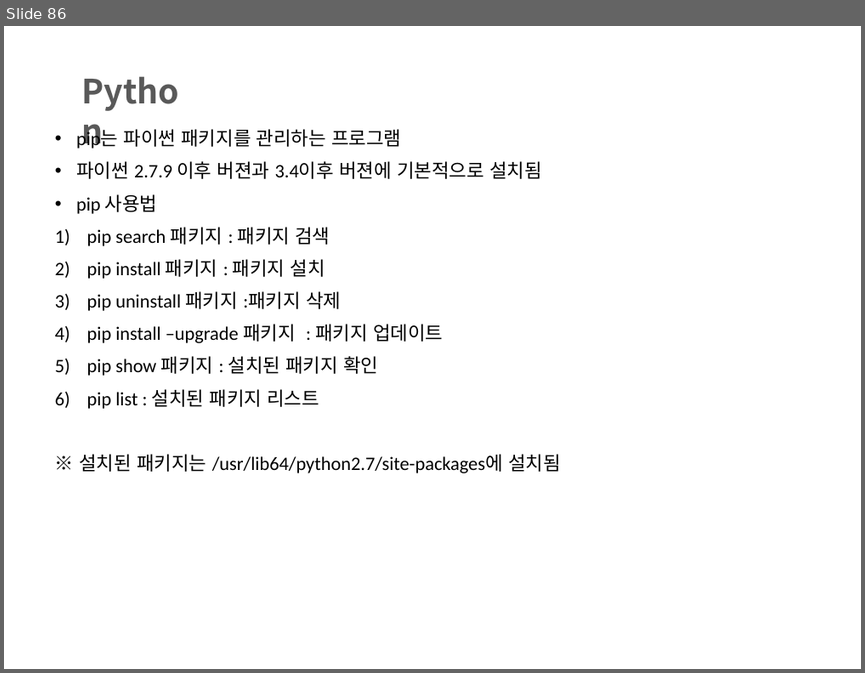
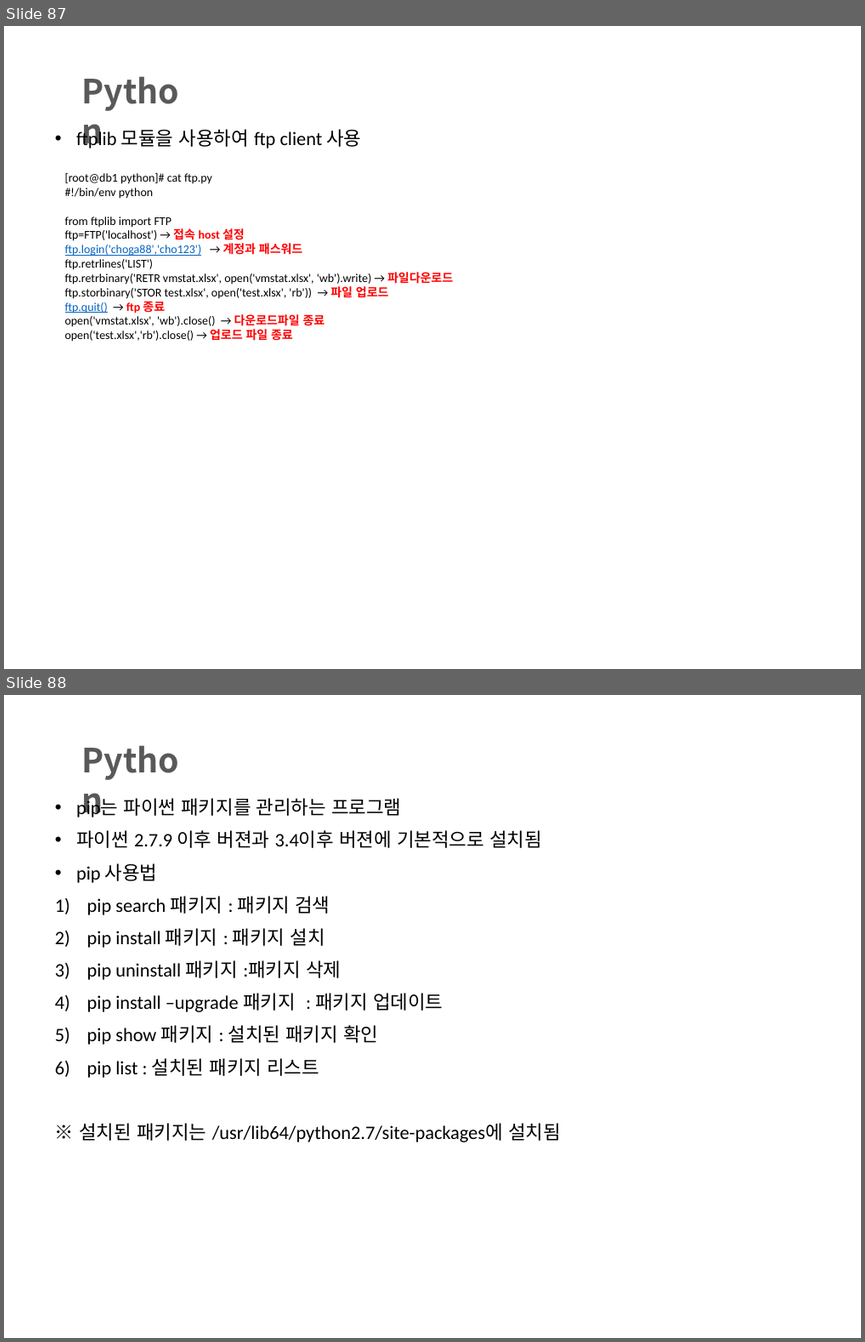
Before and after one commit to choga88/dpm, a slide deck: 파이썬/Python_수업자료.pptx. Shown one above the other, each under a label of ours: slide 86 before the commit, slides 87 and 88 after it. The pictures are 865x673 and 865x1342 pixels, drawn with LibreOffice and Linux fonts; fonts in the diff are those of the drawing; background and template pictures are left out. Boxes give left, top, right and bottom in pixels: in the first picture for what was removed or moved away, otherwise in the second. Text is boxed around its words. In the diff, an @@ line names an element or a change of style, - is before the commit and + after.

```diff
--- a/파이썬/Python_수업자료.pptx
+++ b/파이썬/Python_수업자료.pptx
@@ slide 87 added at [4,26,861,669], background #FFFFFF; not listed: 1 template element that a slide beside it also shows @@
@@ text added at [121,129,361,148], 16 pt, text #000000 @@
+• ftplib 모듈을 사용하여 ftp client 사용
@@ text added at [65,173,453,341], 10 pt, text #000000 @@
+[root@db1 python]# cat ftp.py
+#!/bin/env python
+from ftplib import FTP
+ftp=FTP('localhost') → 접속 host 설정
+ftp.login('choga88','cho123') → 계정과 패스워드
+ftp.retrlines('LIST')
+ftp.retrbinary('RETR vmstat.xlsx', open('vmstat.xlsx', 'wb').write) → 파일다운로드
+ftp.storbinary('STOR test.xlsx', open('test.xlsx', 'rb')) → 파일 업로드
+ftp.quit() → ftp 종료
+open('vmstat.xlsx', 'wb').close() → 다운로드파일 종료
+open('test.xlsx','rb').close() → 업로드 파일 종료
@@ what was slide 86 is now slide 88 @@
```
Also in this commit, not shown: 1 other slide added, 12 other files.
